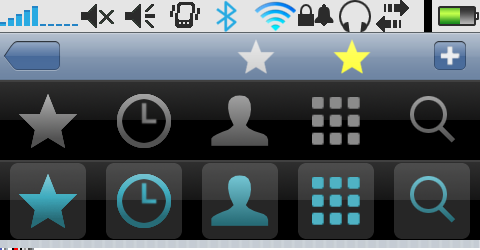
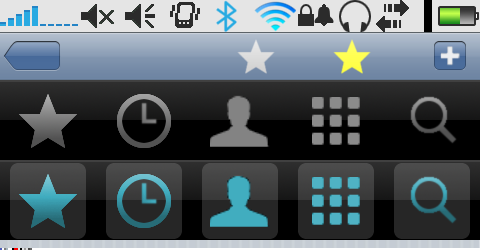
Before/after of a w=480, h=250 layered artwork. What changed in the layer stack:
painted on "nonselected foreground" over [210, 95, 457, 147]
painted on "selected foreground" over [210, 175, 457, 227]
